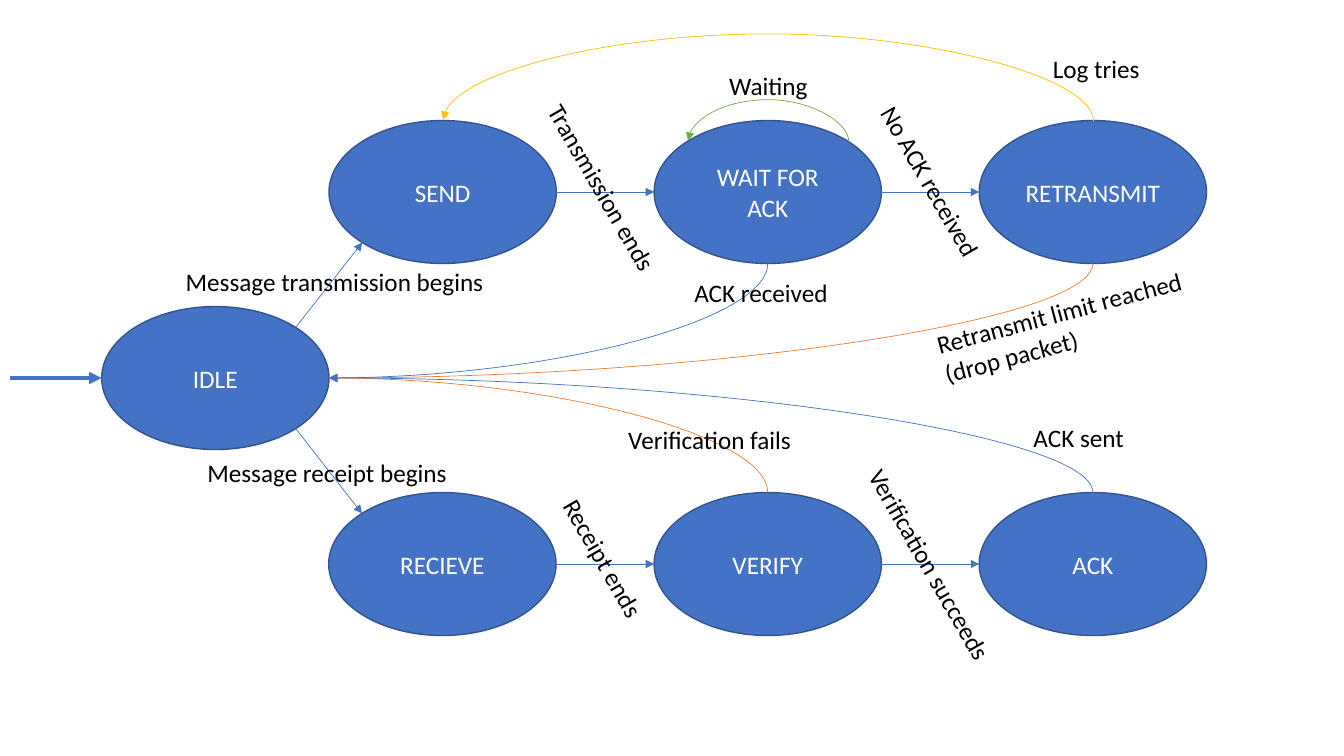
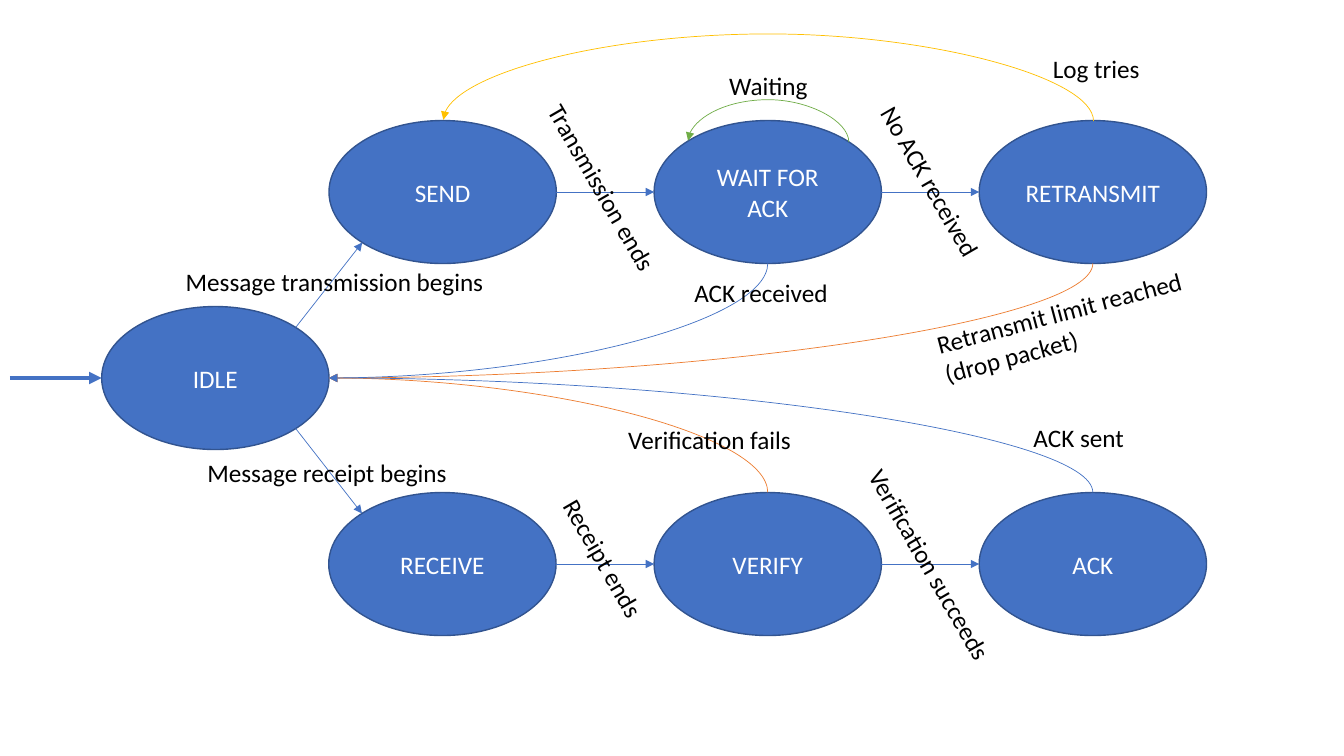
Before and after one commit to theonlytechnohead/LoRa_KeepHome, a slide deck: slide 1 of PHY state flowchart.pptx. Drawn at 1344x756 pixels with LibreOffice and Linux fonts; fonts in the diff are those of the drawing. Boxes give left, top, right and bottom in pixels: in the first picture for what was removed or moved away, otherwise in the second. Text is boxed around its words. In the diff, an @@ line names an element or a change of style, - is before the commit and + after.

```diff
--- a/PHY state flowchart.pptx
+++ b/PHY state flowchart.pptx
@@ text in ellipse at [400, 557, 484, 574]: text changed @@
-RECIEVE
+RECEIVE
```
Also in this commit, not shown: 5 other files.
